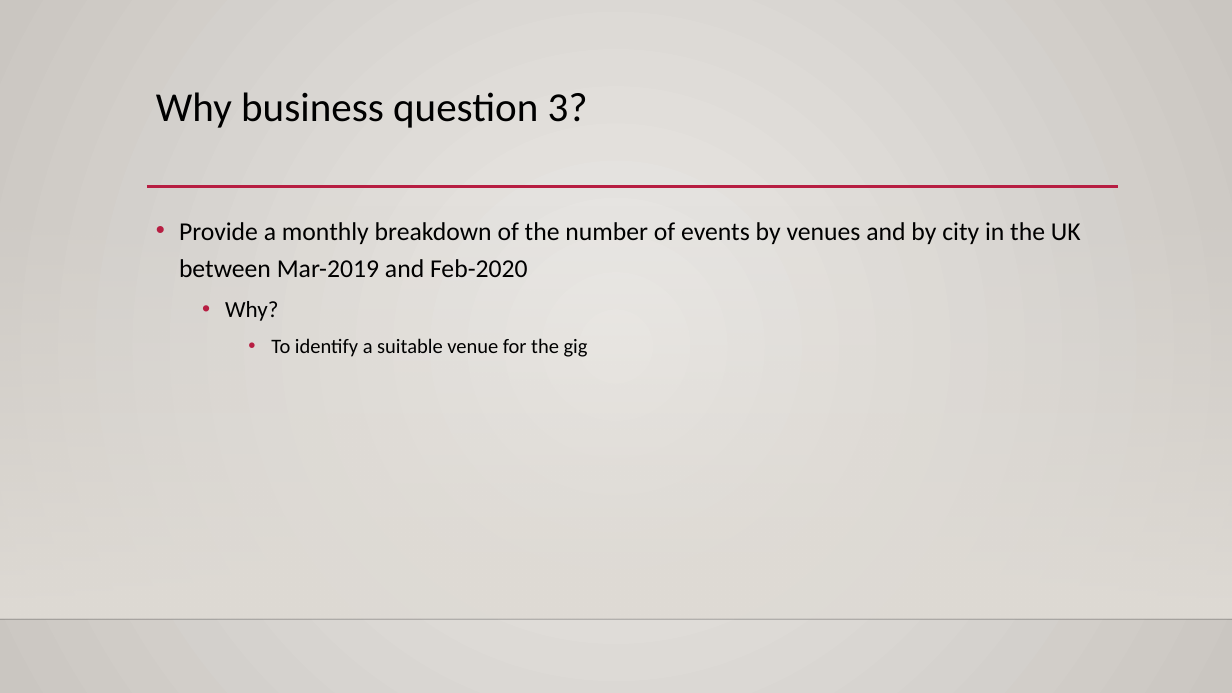
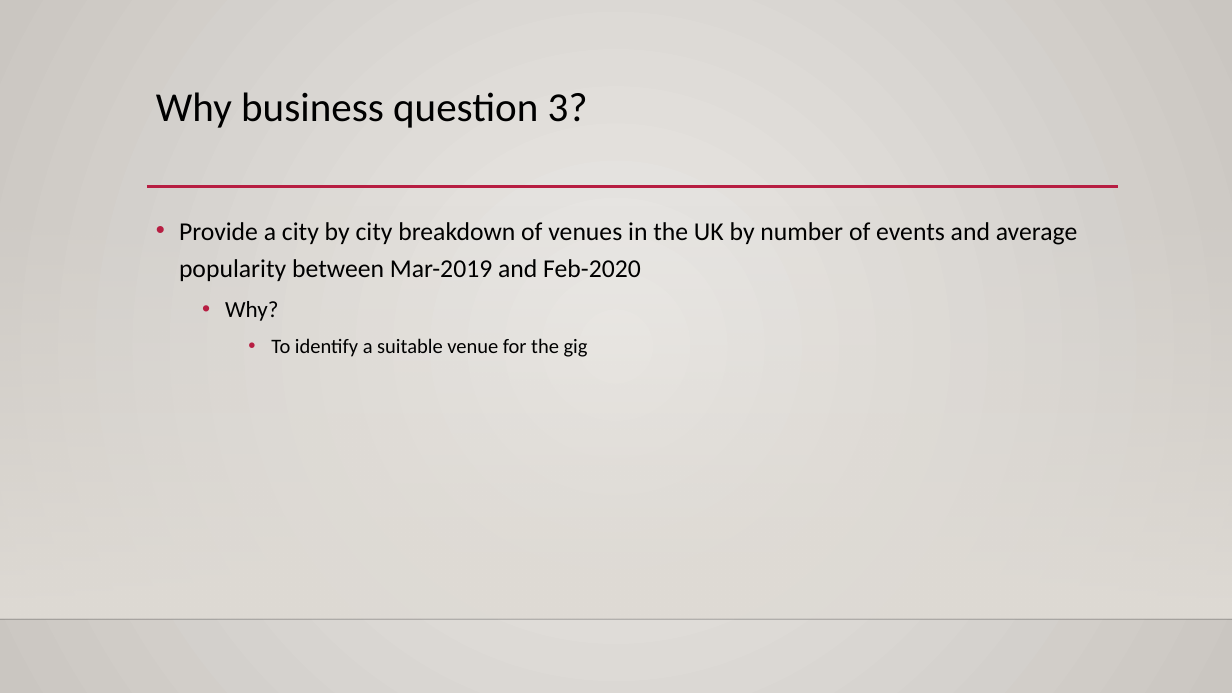
Before and after one commit to mahyarshu/Gigalytics, a slide deck: slide 12 of documents/Presentation/Innovators.pptx. Drawn at 1232x693 pixels with LibreOffice and Linux fonts; fonts in the diff are those of the drawing; background and template pictures are left out. Boxes give left, top, right and bottom in pixels: in the first picture for what was removed or moved away, otherwise in the second. Text is boxed around its words. In the diff, an @@ line names an element or a change of style, - is before the commit and + after.

```diff
--- a/documents/Presentation/Innovators.pptx
+++ b/documents/Presentation/Innovators.pptx
@@ text at [179, 222, 1077, 281]: text changed @@
-• Provide a monthly breakdown of the number of events by venues and by city in the UK between Mar-2019 and Feb-2020
+• Provide a city by city breakdown of venues in the UK by number of events and average popularity between Mar-2019 and Feb-2020
```
Also in this commit, not shown: 3 other slides changed, 7 slides added.
